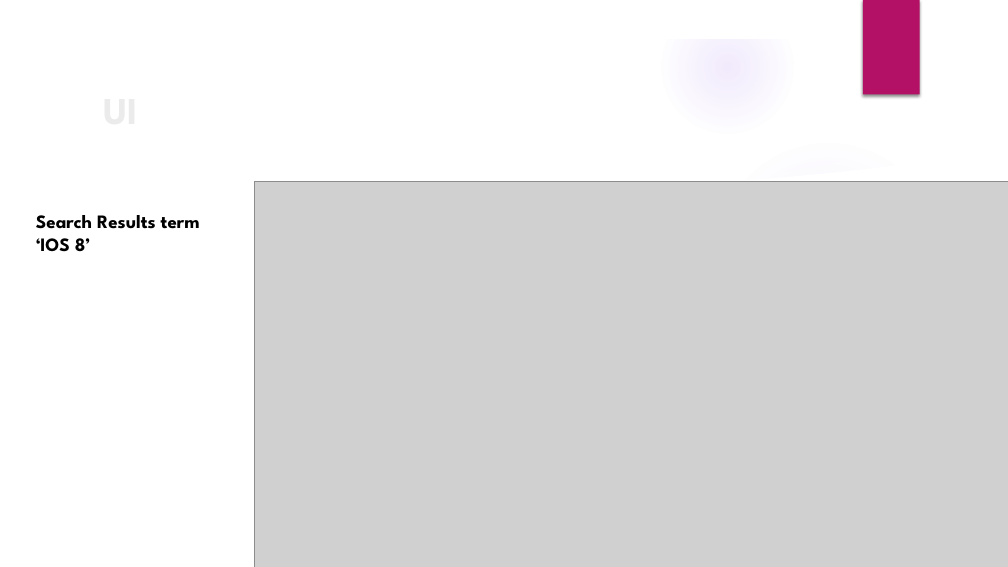
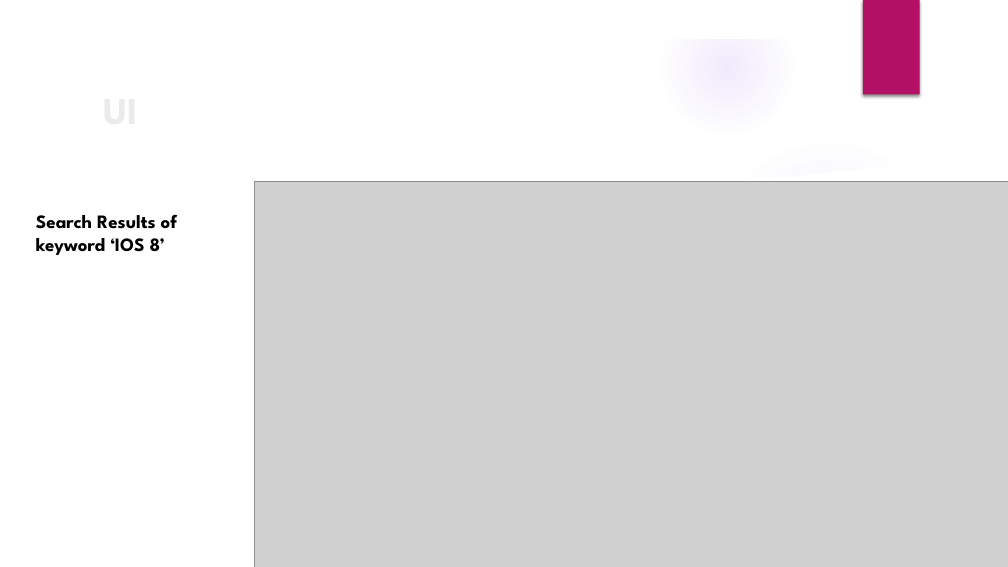
Before and after one commit to rahulponnada/YoTube-Redefining_YouTube, a slide deck: slide 7 of documentation/Yotube.pptx. Drawn at 1008x567 pixels with LibreOffice and Linux fonts; fonts in the diff are those of the drawing; grey boxes stand for pictures; background and template pictures are left out. Boxes give left, top, right and bottom in pixels: in the first picture for what was removed or moved away, otherwise in the second. Text is boxed around its words. In the diff, an @@ line names an element or a change of style, - is before the commit and + after.

```diff
--- a/documentation/Yotube.pptx
+++ b/documentation/Yotube.pptx
@@ text at (36, 215, 177, 255): text changed @@
-Search Results term ‘IOS 8’
+Search Results of keyword ‘IOS 8’
```
Also in this commit, not shown: 6 other slides changed.
